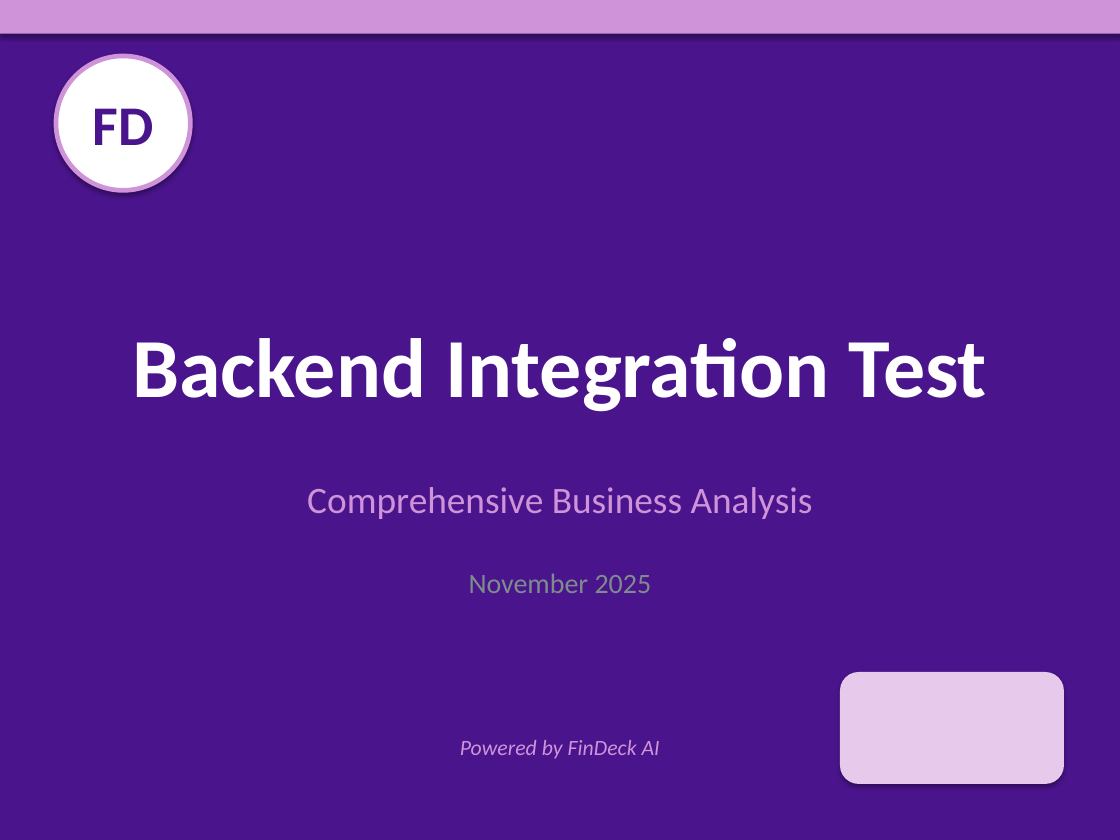
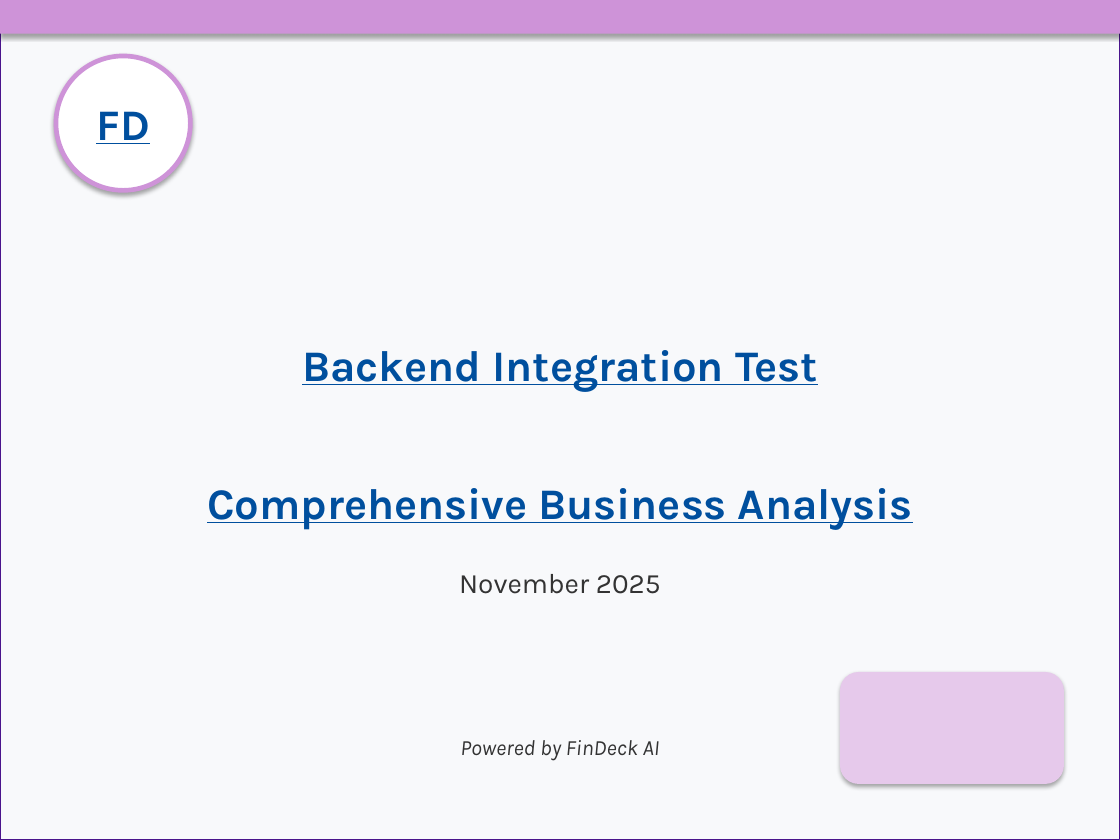
Before and after one commit to gaurav13407/FINEDECK-Excel-to-PPT-, a slide deck: slide 1 of test_output/backend_integration_test.pptx. Drawn at 1120x840 pixels with LibreOffice and Linux fonts; fonts in the diff are those of the drawing. Boxes give left, top, right and bottom in pixels: in the first picture for what was removed or moved away, otherwise in the second. Text is boxed around its words. In the diff, an @@ line names an element or a change of style, - is before the commit and + after.

```diff
--- a/test_output/backend_integration_test.pptx
+++ b/test_output/backend_integration_test.pptx
@@ rectangle at [0, 0, 1120, 840]: fill #4A148C to #F8F9FB @@
@@ text "FD" at [96, 111, 150, 144]: size 36 to 28 pt, font Calibri to Karla, text colour #4A148C to #004F9E, underline on @@
@@ text "Backend Integration Test" at [302, 350, 818, 392]: size 54 to 28 pt, font Calibri to Karla, text colour #FFFFFF to #004F9E, underline on @@
@@ text "Comprehensive Business Analysis" at [207, 488, 913, 530]: size 24 to 28 pt, font Calibri to Karla, text colour #CE93D8 to #004F9E, bold on, underline on @@
@@ text "November 2025" at [459, 574, 661, 594]: font Calibri to Karla, text colour #7F8C8D to #333333 @@
@@ text "Powered by FinDeck AI" at [460, 740, 660, 761]: font Calibri to Karla, text colour #CE93D8 to #333333 @@
```
Also in this commit, not shown: 9 other slides changed, 8 other files.
